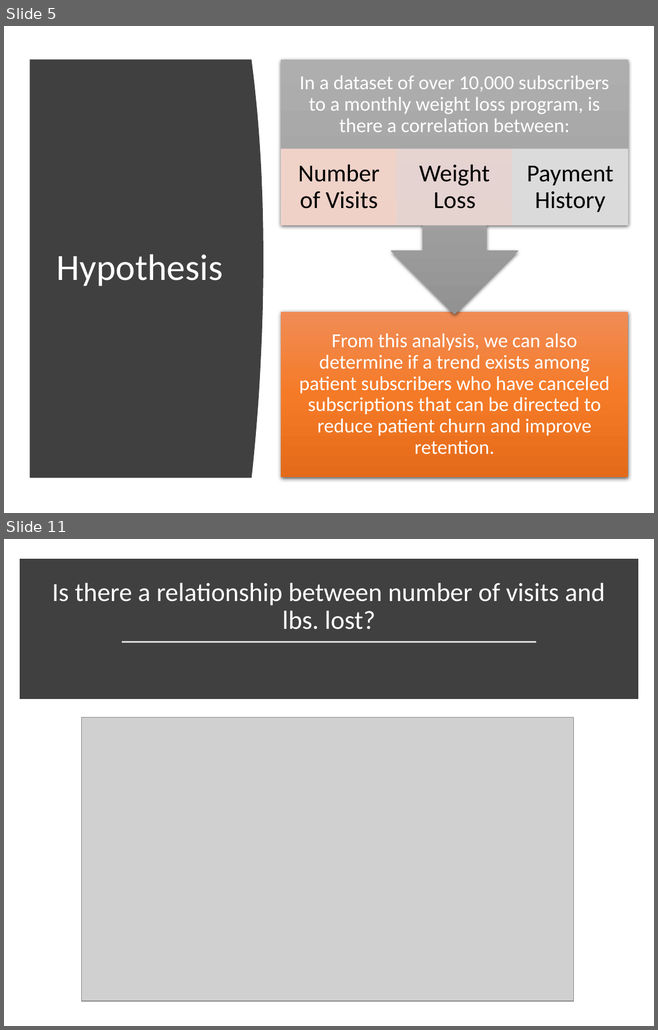
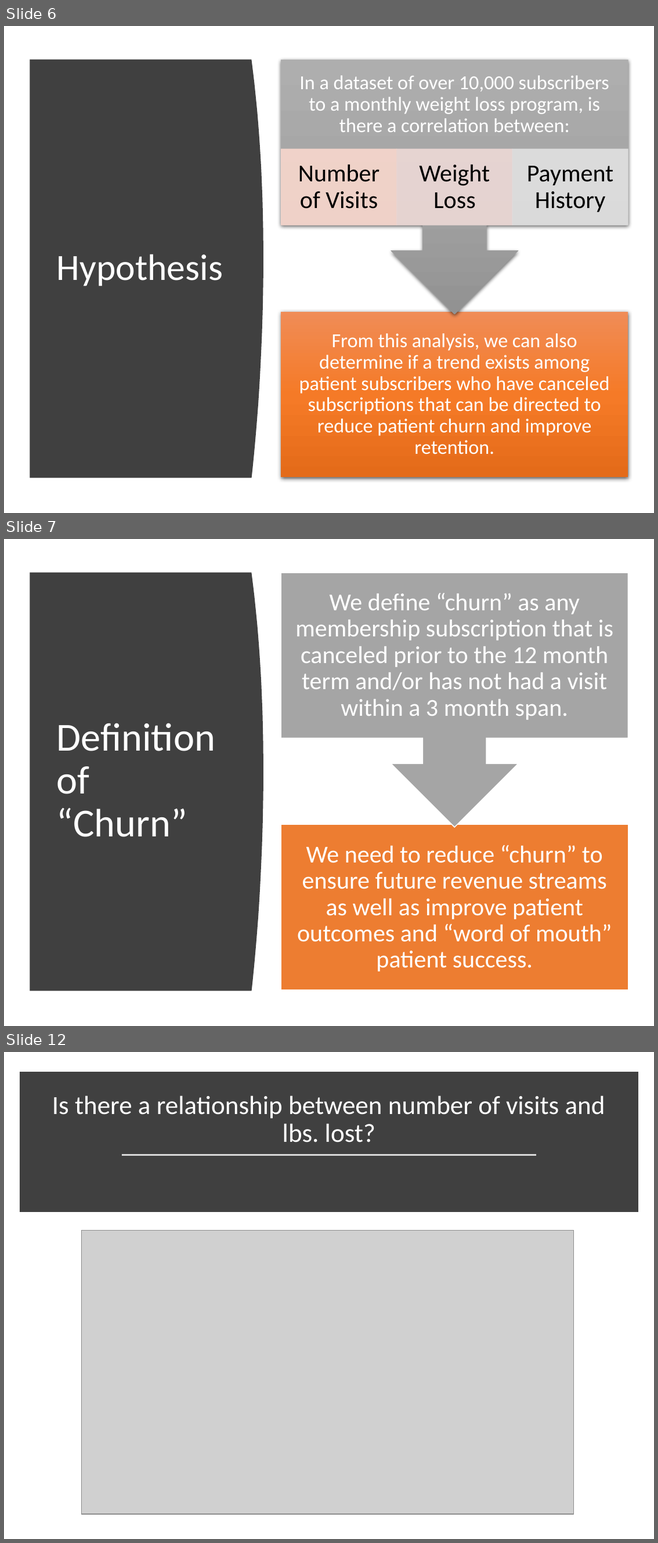
Before and after one commit to MarkovCredit/FinalPush_Churn, a slide deck: project outline.pptx. Shown one above the other, each under a label of ours: slides 5 and 11 before the commit, slides 6, 7 and 12 after it; the slides between them are not shown. The pictures are 658x1030 and 658x1543 pixels, drawn with LibreOffice and Linux fonts; fonts in the diff are those of the drawing; grey boxes stand for pictures. Boxes give left, top, right and bottom in pixels: in the first picture for what was removed or moved away, otherwise in the second. Text is boxed around its words. In the diff, an @@ line names an element or a change of style, - is before the commit and + after.

```diff
--- a/project outline.pptx
+++ b/project outline.pptx
@@ slide 7 added at [4, 539, 654, 1026], background #FFFFFF @@
@@ freeform shape added at [30, 573, 263, 991], fill #404040 @@
@@ group added at [281, 573, 628, 990]: 2 texts, 1 rectangle, 1 up arrow callout @@
+We need to reduce “churn” to ensure future revenue streams as well as improve patient outcomes and “word of mouth” patient success.
+We define “churn” as any membership subscription that is canceled prior to the 12 month term and/or has not had a visit within a 3 month span.
@@ title added at [56, 723, 215, 837], 44 pt, text #FFFFFF @@
+Definition of “Churn”
@@ what was slide 5 is now slide 6 @@
@@ what was slide 11 is now slide 12 @@
```
Also in this commit, not shown: 5 slides changed, 3 other slides added, 1 slide removed.
